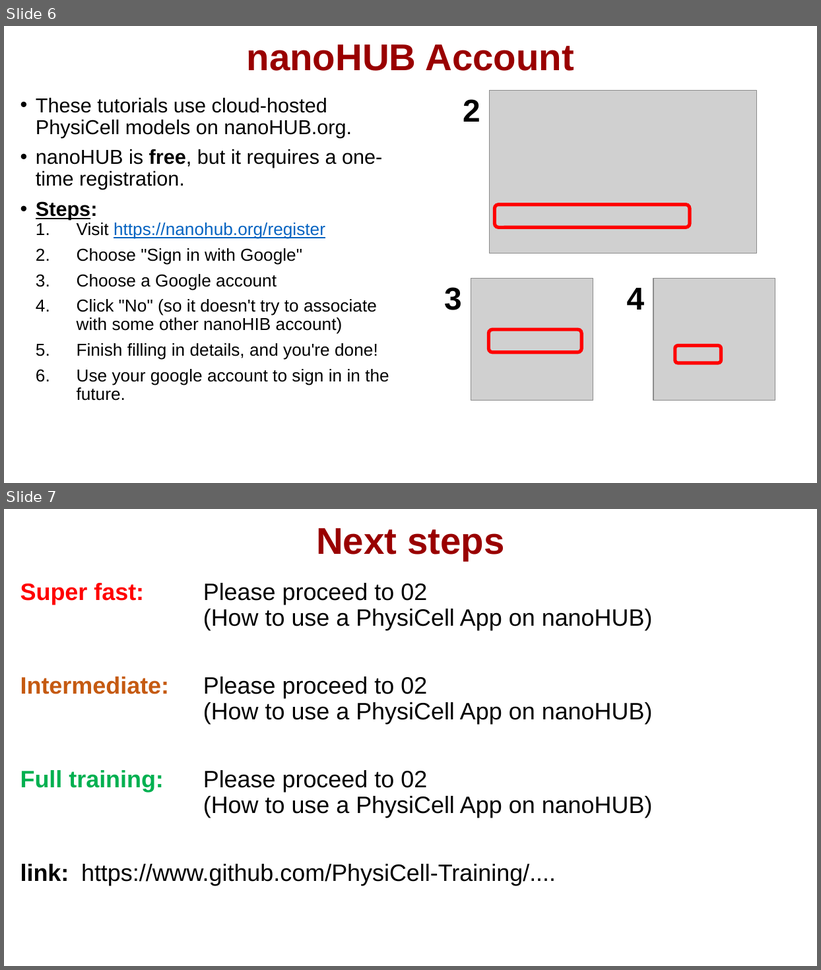
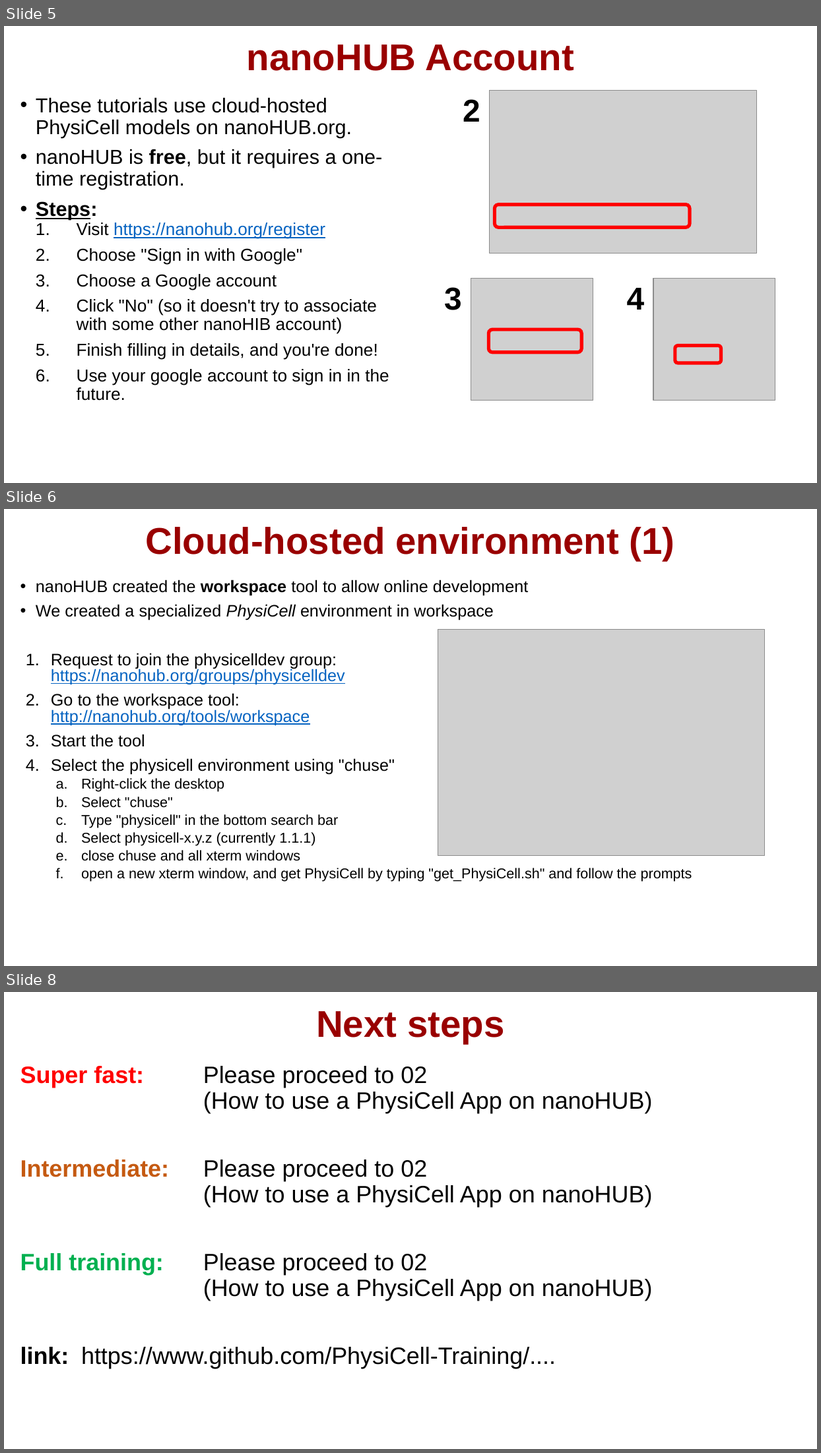
Before and after one commit to physicell-training/00-What-you-need, a slide deck: pptx_source/01-What-you-need.pptx. Shown one above the other, each under a label of ours: slides 6 and 7 before the commit, slides 5, 6 and 8 after it; the slides between them are not shown. The pictures are 821x970 and 821x1453 pixels, drawn with LibreOffice and Linux fonts; fonts in the diff are those of the drawing; grey boxes stand for pictures; background and template pictures are left out. Boxes give left, top, right and bottom in pixels: in the first picture for what was removed or moved away, otherwise in the second. Text is boxed around its words. In the diff, an @@ line names an element or a change of style, - is before the commit and + after.

```diff
--- a/pptx_source/01-What-you-need.pptx
+++ b/pptx_source/01-What-you-need.pptx
@@ slide 6 added at box(4, 509, 817, 966), background #FFFFFF @@
@@ title added at box(145, 527, 675, 560), 33 pt, text #990000, bold @@
+Cloud-hosted environment (1)
@@ text added at box(36, 580, 692, 882), 14.7 pt, text #000000 @@
+• nanoHUB created the workspace tool to allow online development
+• We created a specialized PhysiCell environment in workspace
+1. Request to join the physicelldev group:
+   https://nanohub.org/groups/physicelldev
+2. Go to the workspace tool:
+   http://nanohub.org/tools/workspace
+3. Start the tool
+4. Select the physicell environment using "chuse"
+  a. Right-click the desktop
+  b. Select "chuse"
+  c. Type "physicell" in the bottom search bar
+  d. Select physicell-x.y.z (currently 1.1.1)
+  e. close chuse and all xterm windows
+  f. open a new xterm window, and get PhysiCell by typing "get_PhysiCell.sh" and follow the prompts
@@ picture added at box(438, 629, 765, 855) @@
@@ what was slide 6 is now slide 5 @@
@@ what was slide 7 is now slide 8 @@
```
Also in this commit, not shown: 1 other slide added, 1 slide removed, 1 other file.
